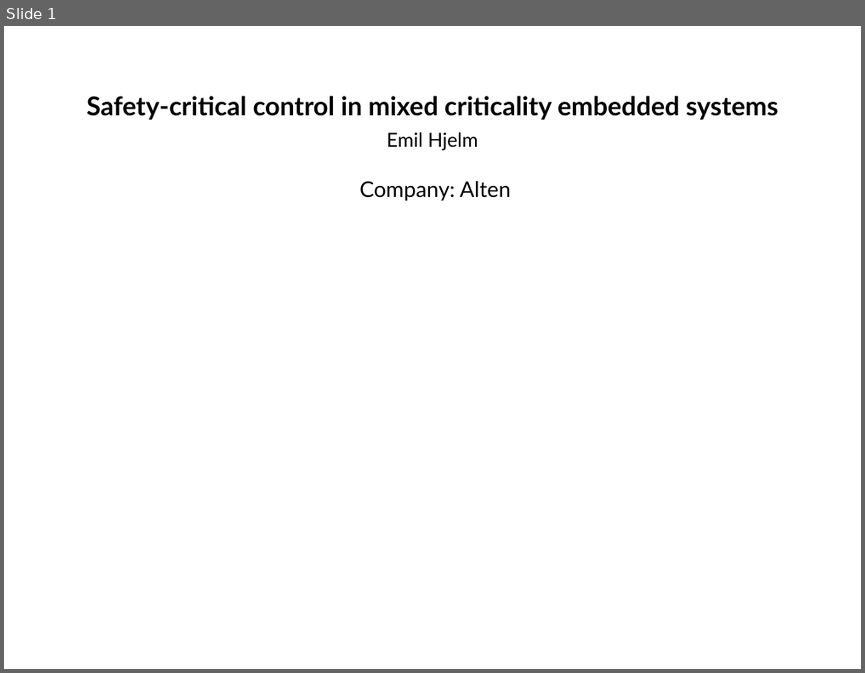
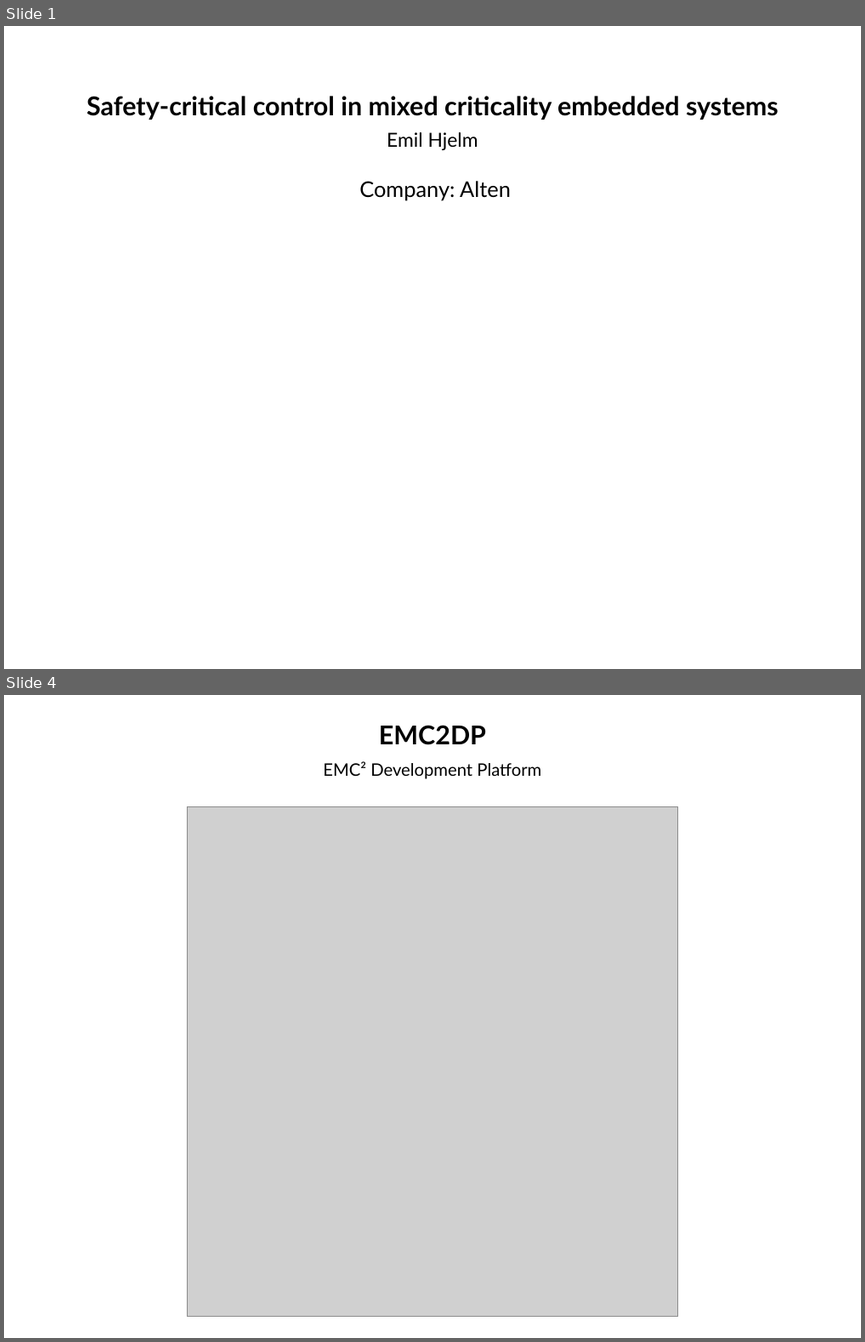
Before and after one commit to afcmrp/exjobb, a slide deck: Admin/planning_presentation.odp. Shown one above the other, each under a label of ours: slide 1 before the commit, slides 1 and 4 after it; the slides between them are not shown. The pictures are 865x673 and 865x1342 pixels, drawn with LibreOffice and Linux fonts; fonts in the diff are those of the drawing; grey boxes stand for pictures. Boxes give left, top, right and bottom in pixels: in the first picture for what was removed or moved away, otherwise in the second. Text is boxed around its words. In the diff, an @@ line names an element or a change of style, - is before the commit and + after.

```diff
--- a/Admin/planning_presentation.odp
+++ b/Admin/planning_presentation.odp
@@ slide 4 added at [4,695,861,1338], background #FFFFFF @@
@@ title added at [379,725,486,745], 24 pt, text #000000, bold @@
+EMC2DP
@@ text added at [323,761,541,779], 16 pt, text #000000 @@
+EMC² Development Platform
@@ picture added at [187,806,678,1316] @@
```
Also in this commit, not shown: 1 slide changed, 6 other slides added, 1 slide removed, 3 other files.
